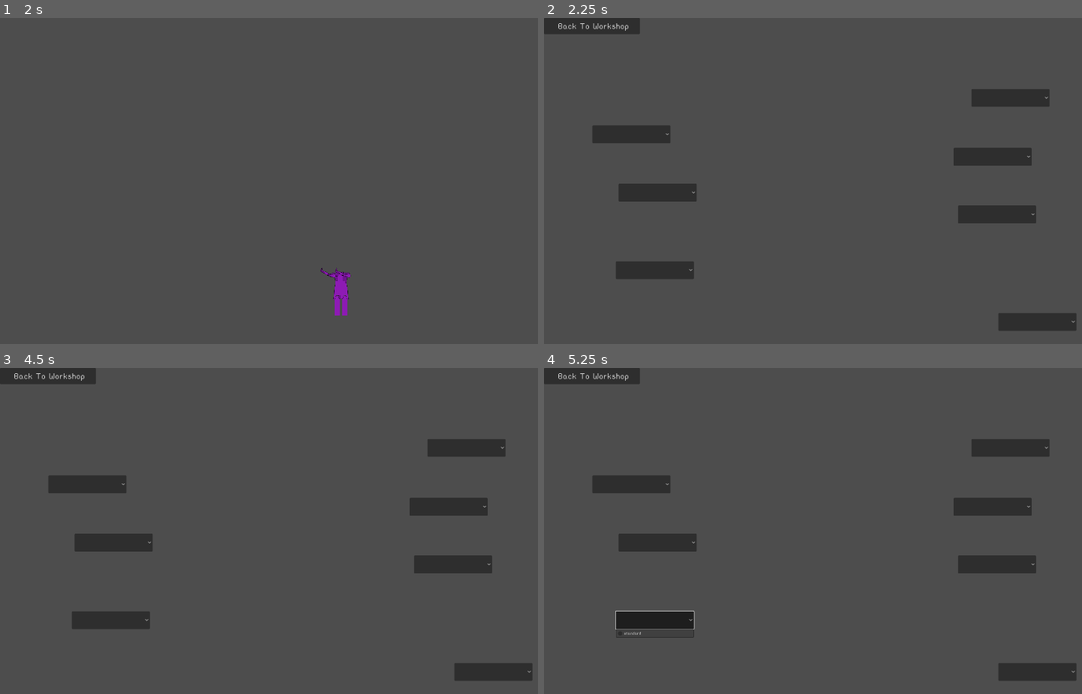
Above: before the commit, frames 1-4 (two rows, left to right).
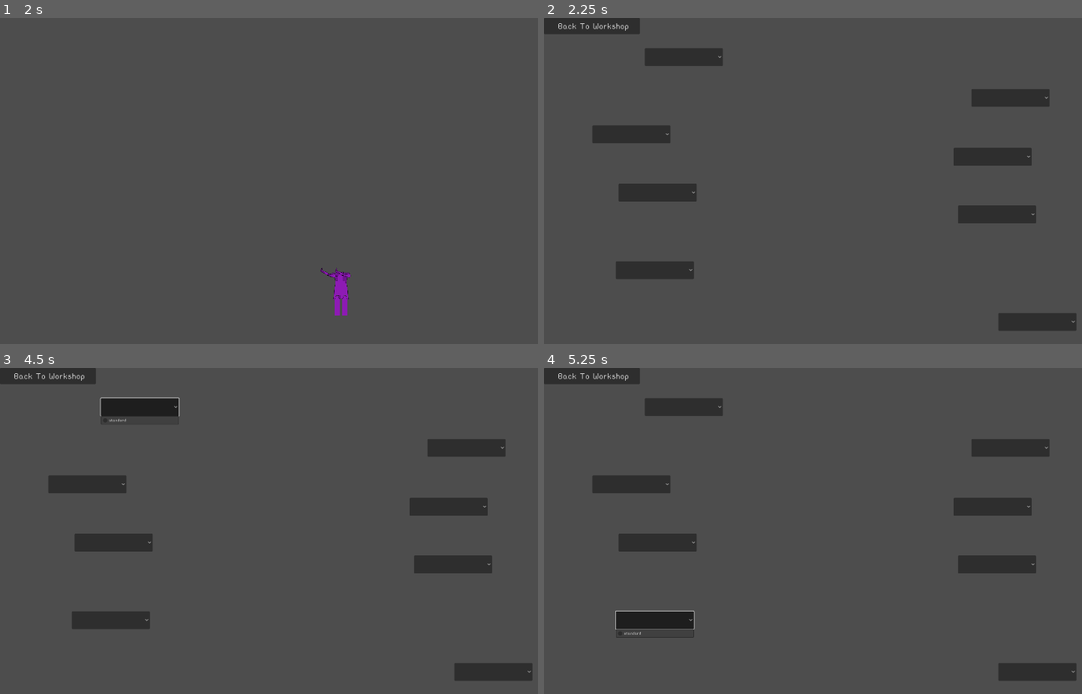
Above: after the commit, the same moments.

Repository: flowerFawn/Robot_game
Game: Godot game, scene res://levels/workshop.tscn
Same seed, same stepped clock (60 frames per second), same inputs: the game is played once before the commit and once after it.
Inputs (mouse positions are in pixels of both pictures, inside the frame that each line leads up to):
- Up to frame 1 (2 s): tap Enter at 0.5 s; move the mouse to (430, 167) at 0.52 s; hold D (right) from 0.53 s (still down); tap F (interact) at 0.6, 1.55 s; tap Space (jump) at 0.77, 1.52 s; tap Shift (slide) at 0.8, 1.35 s; move the mouse to (177, 203) at 1.27 s
- Up to frame 2 (2.25 s): move the mouse to (904, 112) at 2.02 s; release D (right) at 2.03 s; hold A (left) from 2.03 s (still down); tap F (interact) at 2.1 s
- Up to frame 3 (4.5 s): tap Shift (slide) at 2.3 s; release A (left) at 2.75 s; click "Back To Workshop" at 2.75 s; tap Space (jump) at 3.5, 3.77 s; move the mouse to (269, 602) at 3.52 s; hold D (right) 3.53-4.25 s; click (269, 602) at 3.6 s; tap F (interact) at 3.8 s; click (139, 407) at 4.27 s
- Up to frame 4 (5.25 s): click (656, 619) at 5 s

Frame 1 is identical in both runs. In frame 2, 0.8% of the frame differs, in the area x 18-34%, y 9-15%; in frame 3, 0.9%, in the area x 18-34%, y 8-18%; in frame 4, 0.8%.

Commit message:
added head as a limb, with only a single head "standard"
added a shop button for it, as well as an owned limbs file and a dropdown in the limb menu
also, need

Diff:
--- a/menus/limb_menu.tscn
+++ b/menus/limb_menu.tscn
@@ -97,6 +97,16 @@
 searched_folder = "res://player_limbs/player_weapons"
 assigned_limb = "left_weapon"
 
+[node name="Head" type="OptionButton" parent="."]
+offset_left = 323.0
+offset_top = 97.0
+offset_right = 573.0
+offset_bottom = 154.0
+theme = ExtResource("1_fqmev")
+script = ExtResource("2_nwdpp")
+searched_folder = "res://player_limbs/player_heads"
+assigned_limb = "head"
+
 [connection signal="item_selected" from="LeftLeg" to="LeftLeg" method="_on_item_selected"]
 [connection signal="item_selected" from="RightLeg" to="RightLeg" method="_on_item_selected"]
 [connection signal="item_selected" from="Torso" to="Torso" method="_on_item_selected"]
@@ -105,3 +115,4 @@
 [connection signal="pressed" from="Button" to="Button" method="_on_pressed"]
 [connection signal="item_selected" from="RightWeapon" to="RightWeapon" method="_on_item_selected"]
 [connection signal="item_selected" from="LeftWeapon" to="LeftWeapon" method="_on_item_selected"]
+[connection signal="item_selected" from="Head" to="Head" method="_on_item_selected"]
--- a/menus/shop_selector_menu.tscn
+++ b/menus/shop_selector_menu.tscn
@@ -67,8 +67,20 @@
 script = ExtResource("2_qi0ah")
 button_limb = "torsos"
 
+[node name="Button5" type="Button" parent="."]
+offset_left = 716.0
+offset_top = 752.0
+offset_right = 1360.0
+offset_bottom = 1040.0
+theme = ExtResource("1_fd6sk")
+theme_override_font_sizes/font_size = 128
+text = "Heads"
+script = ExtResource("2_qi0ah")
+button_limb = "heads"
+
 [connection signal="pressed" from="BackButton" to="BackButton" method="_on_pressed"]
 [connection signal="pressed" from="Button" to="Button" method="_on_pressed"]
 [connection signal="pressed" from="Button2" to="Button2" method="_on_pressed"]
 [connection signal="pressed" from="Button3" to="Button3" method="_on_pressed"]
 [connection signal="pressed" from="Button4" to="Button4" method="_on_pressed"]
+[connection signal="pressed" from="Button5" to="Button5" method="_on_pressed"]
--- /dev/null
+++ b/player_limbs/player_heads/standard.json
@@ -0,0 +1,3 @@
+{
+	"hp" : 15
+}
--- a/player_scripts/player.tscn
+++ b/player_scripts/player.tscn
@@ -11,6 +11,7 @@
 [ext_resource type="Script" path="res://scripts/collectionarea.gd" id="7_p8ot4"]
 [ext_resource type="Texture2D" uid="uid://y6p0jgdsult7" path="res://sprites/limbs/legs/placeholder.png" id="9_8ooks"]
 [ext_resource type="Texture2D" uid="uid://bv3u4md3uw55y" path="res://general images/placeholder_wind_effect.png" id="11_0ujfb"]
+[ext_resource type="Script" path="res://player_scripts/player_head.gd" id="12_xynvr"]
 
 [sub_resource type="RectangleShape2D" id="RectangleShape2D_ys71y"]
 size = Vector2(8, 24)
@@ -27,6 +28,9 @@
 [sub_resource type="CapsuleShape2D" id="CapsuleShape2D_nqkdg"]
 radius = 12.0
 height = 38.0
+
+[sub_resource type="RectangleShape2D" id="RectangleShape2D_7r1oy"]
+size = Vector2(6, 5)
 
 [node name="PlayerMain" type="CharacterBody2D" groups=["player"]]
 collision_layer = 132
@@ -168,5 +172,17 @@
 scale = Vector2(0.065, 0.065)
 texture = ExtResource("11_0ujfb")
 
+[node name="Head" type="StaticBody2D" parent="." groups=["limb"]]
+position = Vector2(4, -5)
+collision_layer = 2
+collision_mask = 0
+script = ExtResource("12_xynvr")
+
+[node name="HeadCollision" type="CollisionShape2D" parent="Head"]
+position = Vector2(-4, -4.5)
+shape = SubResource("RectangleShape2D_7r1oy")
+
+[node name="ScriptHost" type="Node2D" parent="Head"]
+
 [connection signal="body_entered" from="CollectionArea" to="CollectionArea" method="_on_body_entered"]
 [connection signal="body_exited" from="CollectionArea" to="CollectionArea" method="_on_body_exited"]
--- /dev/null
+++ b/player_scripts/player_head.gd
@@ -0,0 +1,54 @@
+extends StaticBody2D
+var limb_hp:float
+var limb_id = "head"
+var stats
+
+# Called when the node enters the scene tree for the first time.
+func _ready():
+	stats = decode_part_json()
+	limb_hp = stats["hp"]
+	if stats.has("script"):
+		get_node("ScriptHost").set_script(load(stats["script"]))
+		if get_node("ScriptHost").has_method("set_script_stats") and stats.has("script_value"):
+			get_node("ScriptHost").set_script_stats(stats["script_value"])
+	#if stats.has("texture") and FileAccess.file_exists(stats["texture"]):
+		#get_node("HeadSprite").texture = load(stats["texture"])
+	#else:
+		#print("set texture, or set it to a real texture")
+	get_parent().add_stats(stats, self)
+
+
+# Called every frame. 'delta' is the elapsed time since the previous frame.
+func _process(delta):
+	pass
+
+func decode_part_json():
+	#gets the data for the selected limb of this type
+	var reading_stats: Dictionary = load("res://player_limbs/player_heads/" + Selected_Limbs.parts["head"] + ".json").data
+	return reading_stats
+
+func start_slide(direction_multiplier):
+	rotation_degrees = 90
+	position.y += 9
+	position.x -= 4 * direction_multiplier
+	if direction_multiplier == -1:
+		position.x += 2
+	else:
+		position.x -= 19
+
+
+func end_slide(direction_multiplier):
+	rotation_degrees = 0
+	position.y -= 9
+	position.x += 4 * direction_multiplier
+	if direction_multiplier == -1:
+		position.x -= 2
+	else:
+		position.x += 19
+
+func take_damage(damage):
+	limb_hp -= damage / 2
+	get_parent().current_hp -= damage
+	if limb_hp < 0:
+		queue_free()
+		get_parent().die()
--- a/saves/current_limbs.json
+++ b/saves/current_limbs.json
@@ -5,5 +5,6 @@
 	"left_arm": "standard",
 	"right_arm": "standard",
 	"right_weapon": "standard",
-	"left_weapon": "standard"
+	"left_weapon": "standard",
+	"head": "standard"
 }
--- /dev/null
+++ b/saves/owned_heads.json
@@ -0,0 +1,3 @@
+[
+	"standard"
+]
--- a/scripts/limb_dropdown.gd
+++ b/scripts/limb_dropdown.gd
@@ -31,6 +31,8 @@
 			return "torsos"
 		"right_weapon", "left_weapon":
 			return "weapons"
+		"head":
+			return "heads"
 
 func _process(_delta):
 	pass
Not shown: 1 places in player_scripts/player.tscn that only renumber resources
